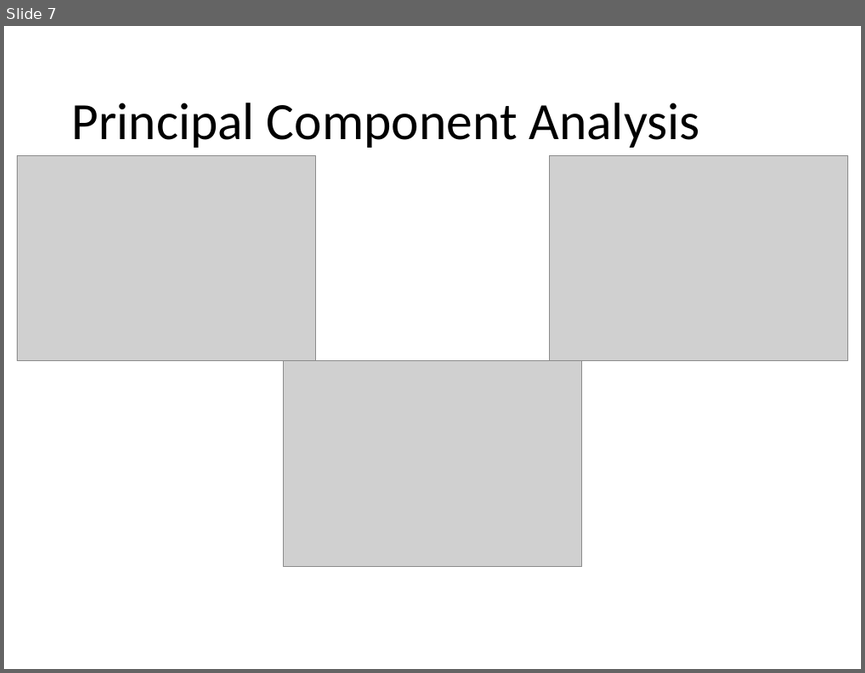
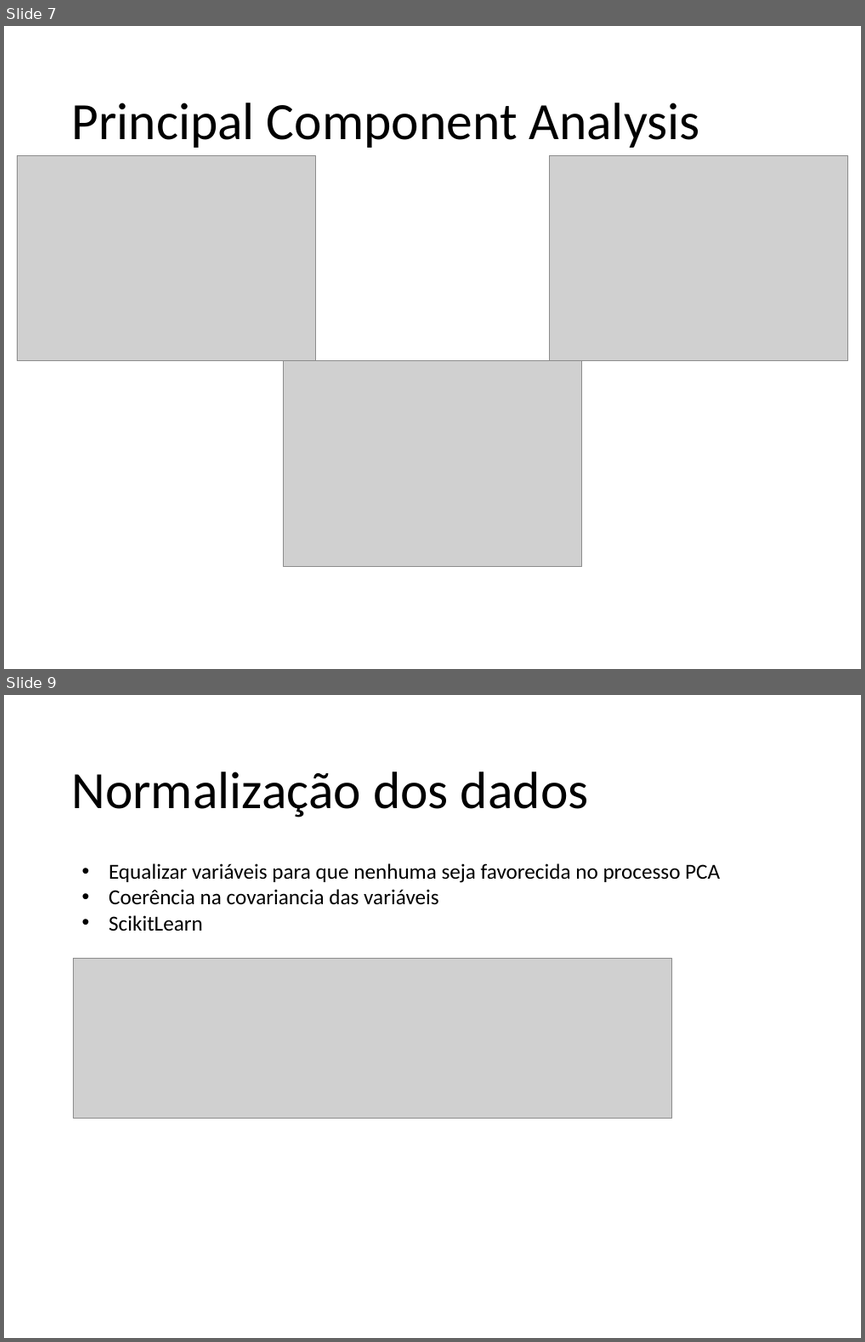
Before and after one commit to msc-johntheo/geral, a slide deck: disciplinas/fuzzy/john-trabalho-final.pptx. Shown one above the other, each under a label of ours: slide 7 before the commit, slides 7 and 9 after it; the slides between them are not shown. The pictures are 865x673 and 865x1342 pixels, drawn with LibreOffice and Linux fonts; fonts in the diff are those of the drawing; grey boxes stand for pictures; background and template pictures are left out. Boxes give left, top, right and bottom in pixels: in the first picture for what was removed or moved away, otherwise in the second. Text is boxed around its words. In the diff, an @@ line names an element or a change of style, - is before the commit and + after.

Commit message:
Adicionando demais notebooks para demais cenários

```diff
--- a/disciplinas/fuzzy/john-trabalho-final.pptx
+++ b/disciplinas/fuzzy/john-trabalho-final.pptx
@@ slide 9 added at [4,695,861,1338], background picture (left out) @@
@@ title added at [71,771,589,817], 44 pt, text #000000 @@
+Normalização dos dados
@@ text added at [109,863,720,930], 18 pt, text #000000 @@
+• Equalizar variáveis para que nenhuma seja favorecida no processo PCA
+• Coerência na covariancia das variáveis
+• ScikitLearn
@@ picture added at [74,958,672,1117] @@
```
Also in this commit, not shown: 8 other slides added, 5 other files.
